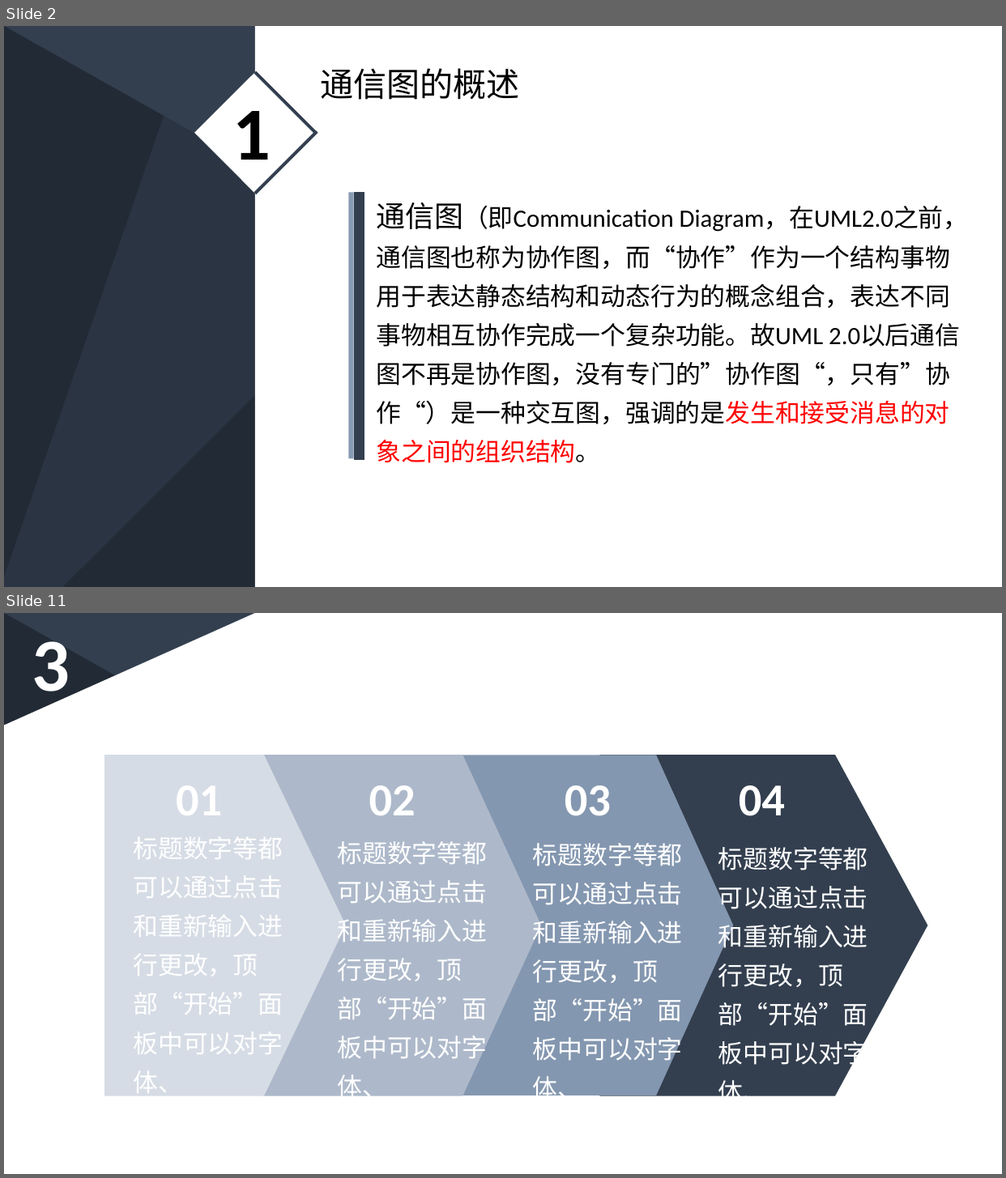
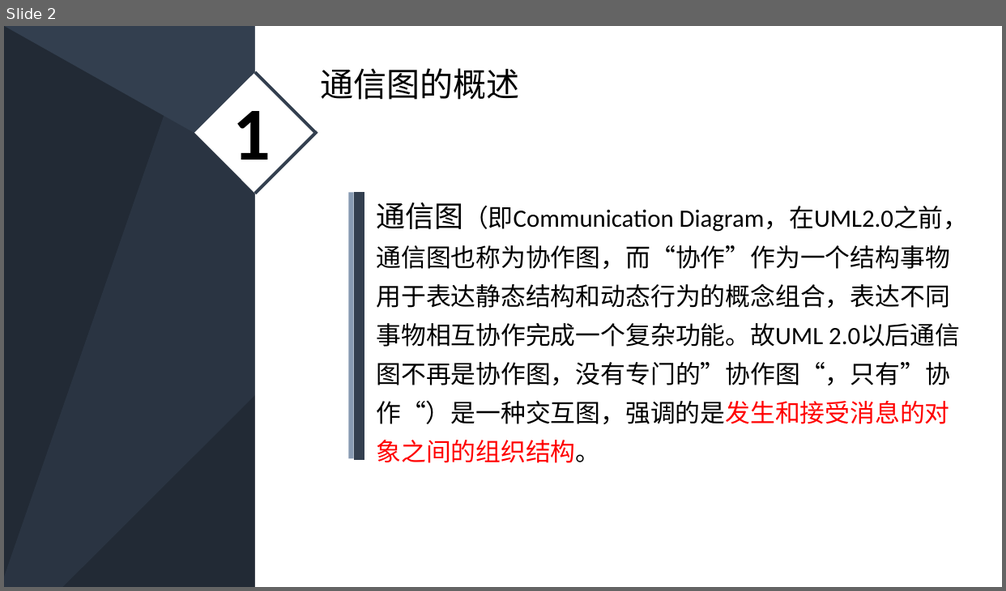
Before and after one commit to PRD2018-G03/PRD2018-G03-SoftwareEngineeringProject, a slide deck: 非受控文档/2_叶柏成/PPT/深蓝低调稳重商务PPT模板.pptx. Shown one above the other, each under a label of ours: slides 2 and 11 before the commit, slide 2 after it; the slides between them are not shown. The pictures are 1006x1178 and 1006x591 pixels, drawn with LibreOffice and Linux fonts; fonts in the diff are those of the drawing. Boxes give left, top, right and bottom in pixels: in the first picture for what was removed or moved away, otherwise in the second. Text is boxed around its words. In the diff, an @@ line names an element or a change of style, - is before the commit and + after.

```diff
--- a/非受控文档/2_叶柏成/PPT/深蓝低调稳重商务PPT模板.pptx
+++ b/非受控文档/2_叶柏成/PPT/深蓝低调稳重商务PPT模板.pptx
@@ slide 11 removed at bbox=[4, 613, 1002, 1174], background #333F50; not listed: 3 template elements that a slide beside it also shows @@
@@ flow chart manual input removed at bbox=[4, 613, 255, 1174] @@
@@ rectangle removed at bbox=[255, 613, 1002, 1174] @@
@@ text removed at bbox=[32, 641, 70, 709] @@
-3
@@ freeform shape removed at bbox=[104, 756, 345, 1097] @@
@@ pentagon arrow removed at bbox=[263, 756, 542, 1097] @@
@@ pentagon arrow removed at bbox=[461, 756, 733, 1096] @@
@@ pentagon arrow removed at bbox=[600, 756, 928, 1097] @@
@@ text removed at bbox=[176, 786, 222, 815] @@
-01
@@ text removed at bbox=[369, 786, 415, 815] @@
-02
@@ text removed at bbox=[565, 786, 611, 816] @@
-03
@@ text removed at bbox=[739, 786, 785, 816] @@
-04
@@ text removed at bbox=[133, 837, 283, 1054] @@
-标题数字等都可以通过点击和重新输入进行更改，顶部“开始”面板中可以对字体、
@@ text removed at bbox=[338, 841, 488, 1064] @@
-标题数字等都可以通过点击和重新输入进行更改，顶部“开始”面板中可以对字体、
@@ text removed at bbox=[533, 843, 683, 1066] @@
-标题数字等都可以通过点击和重新输入进行更改，顶部“开始”面板中可以对字体、
@@ text removed at bbox=[718, 847, 868, 1070] @@
-标题数字等都可以通过点击和重新输入进行更改，顶部“开始”面板中可以对字体、
```
Also in this commit, not shown: 3 slides changed, 6 slides added, 6 other slides removed.
